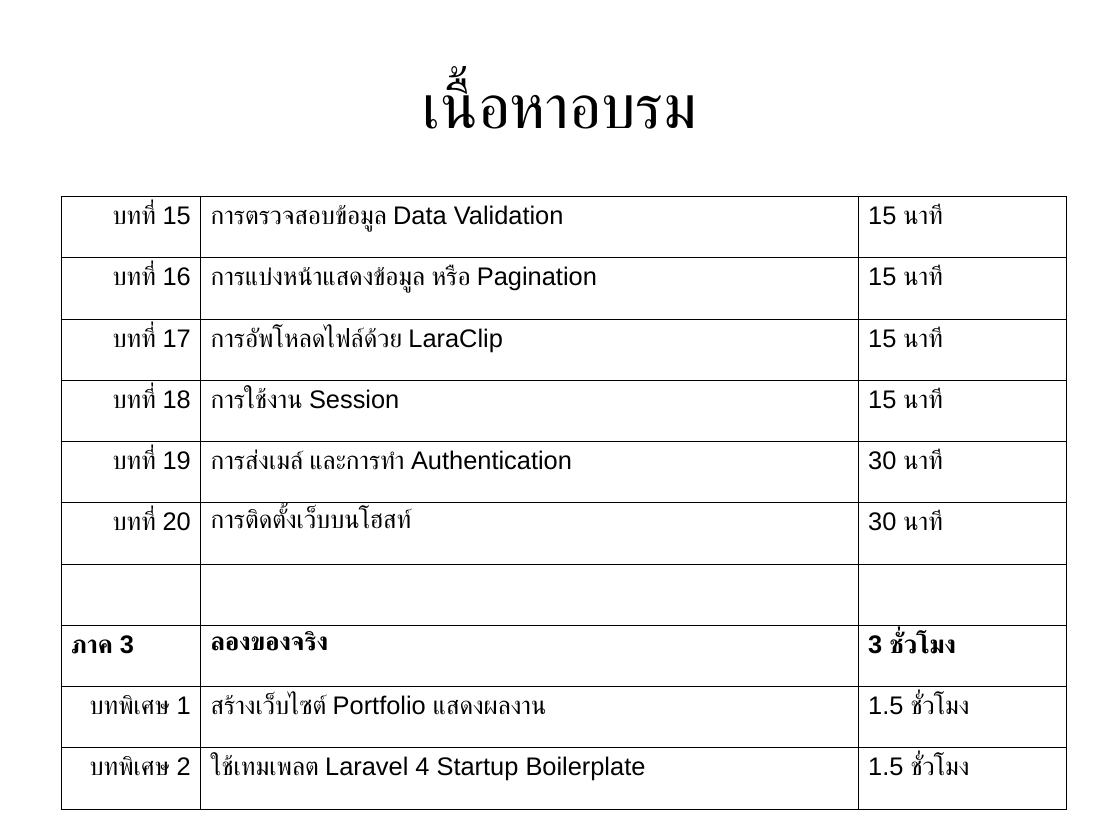
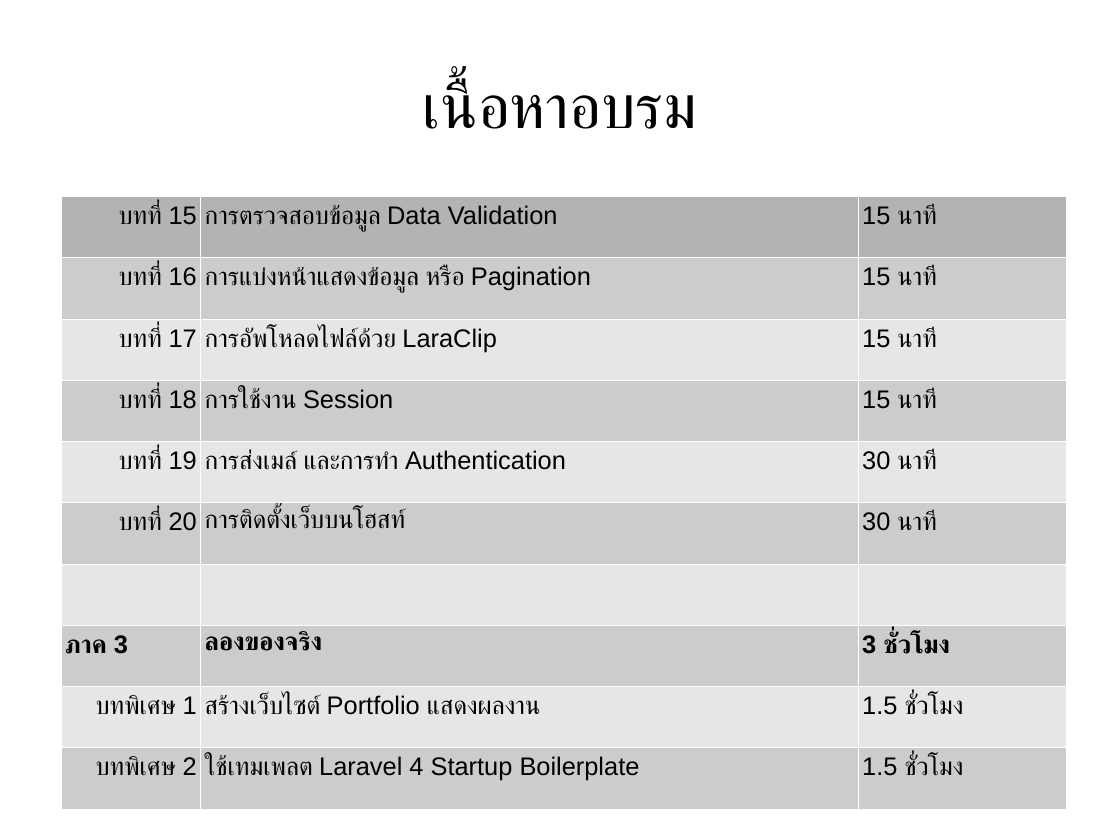
Before and after one commit to expstudio/Laravel-Course-Material, a slide deck: slide 7 of slide course.odp. Drawn at 1120x840 pixels with LibreOffice and Linux fonts; fonts in the diff are those of the drawing. Boxes give left, top, right and bottom in pixels: in the first picture for what was removed or moved away, otherwise in the second. Text is boxed around its words. In the diff, an @@ line names an element or a change of style, - is before the commit and + after.

```diff
--- a/slide course.odp
+++ b/slide course.odp
@@ table at (61, 197, 1067, 810) @@
@@ fill none to #B3B3B3 in row 1 @@
@@ fill none to #CCCCCC in 15 cells @@
@@ fill none to #E6E6E6 in 9 cells @@
@@ borders changed @@
```
Also in this commit, not shown: 9 other slides changed, 1 slide added.
